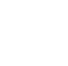
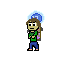
Layered file, before and after one edit (68 × 66). Changes by layer:
renamed "Brit/Player Ability" to "Ability", moved it above "Player/Brit Ability" over (x1=26, y1=10, x2=45, y2=51)
showed "Sideway Left Attack 4", painted on it over (x1=26, y1=10, x2=45, y2=51)
